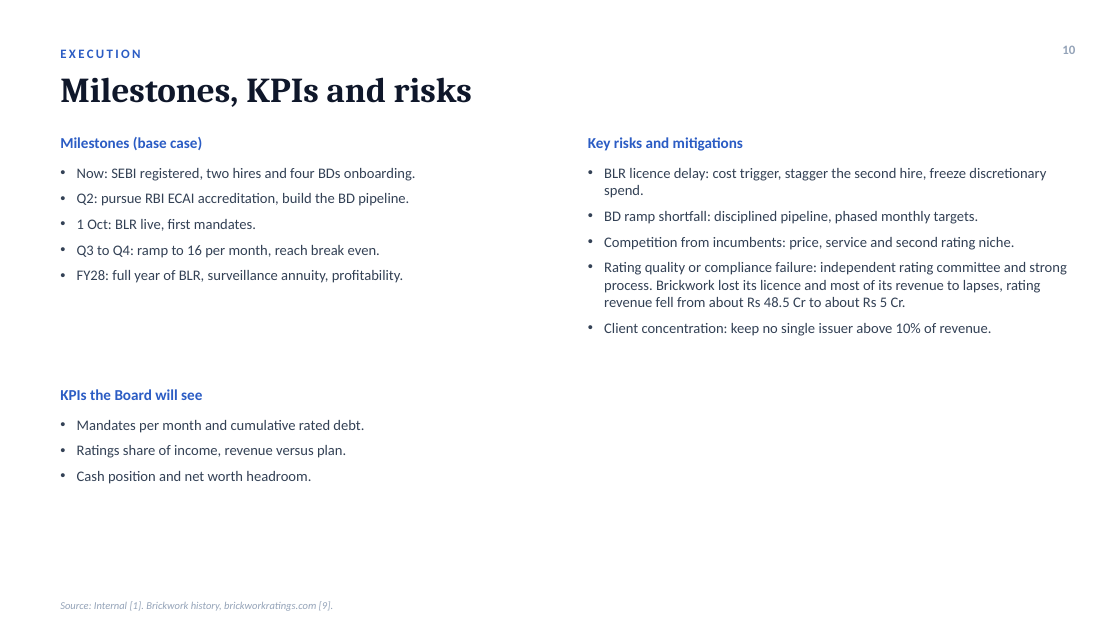
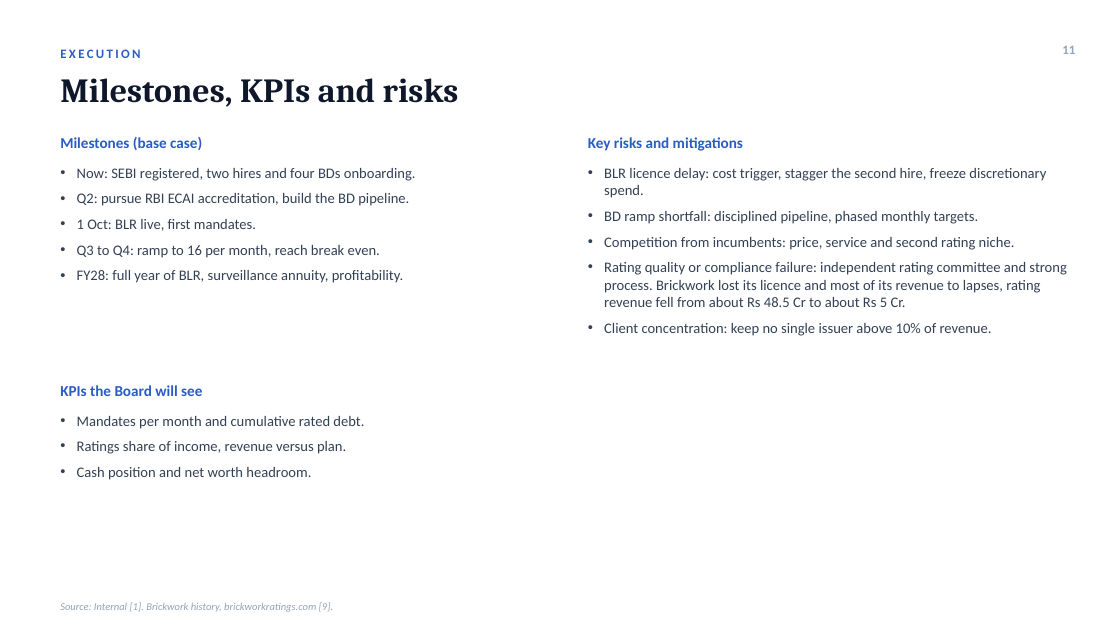
Before and after one commit to acer-developer/AOP, a slide deck: slide 11 of board/AOP_board_presentation.pptx (slide 10 before the commit). Drawn at 1120x630 pixels with LibreOffice and Linux fonts; fonts in the diff are those of the drawing. Boxes give left, top, right and bottom in pixels: in the first picture for what was removed or moved away, otherwise in the second. Text is boxed around its words. In the diff, an @@ line names an element or a change of style, - is before the commit and + after.

Commit message:
Add monthly break-even projection (3 cases) and industry-level TAM/SAM/SOM to web page and PPT
Green area chart of monthly income vs all-in expense per case (break-even Oct/Jan/none). Industry map with peer revenue, ACER FY26-30 trajectory, and TAM/SAM/SOM share 0.4pct to 0.8pct. PPT validated.

```diff
--- a/board/AOP_board_presentation.pptx
+++ b/board/AOP_board_presentation.pptx
@@ text at box(1062, 46, 1075, 54): text changed @@
-10
+11
@@ text "Milestones, KPIs and risks" at box(60, 78, 459, 107): size 30 to 29 pt @@
@@ text "KPIs the Board will see": place and size @@
-text "KPIs the Board will see" at box(60, 389, 202, 400)
+text "KPIs the Board will see" at box(60, 385, 202, 396)
@@ text "Mandates per month and cumulative ...": place and size @@
-text "Mandates per month and cumulative ..." at box(77, 420, 364, 484)
+text "Mandates per month and cumulative ..." at box(77, 416, 364, 480)
```
Also in this commit, not shown: 9 other slides changed, 1 slide added, 1 other file.
